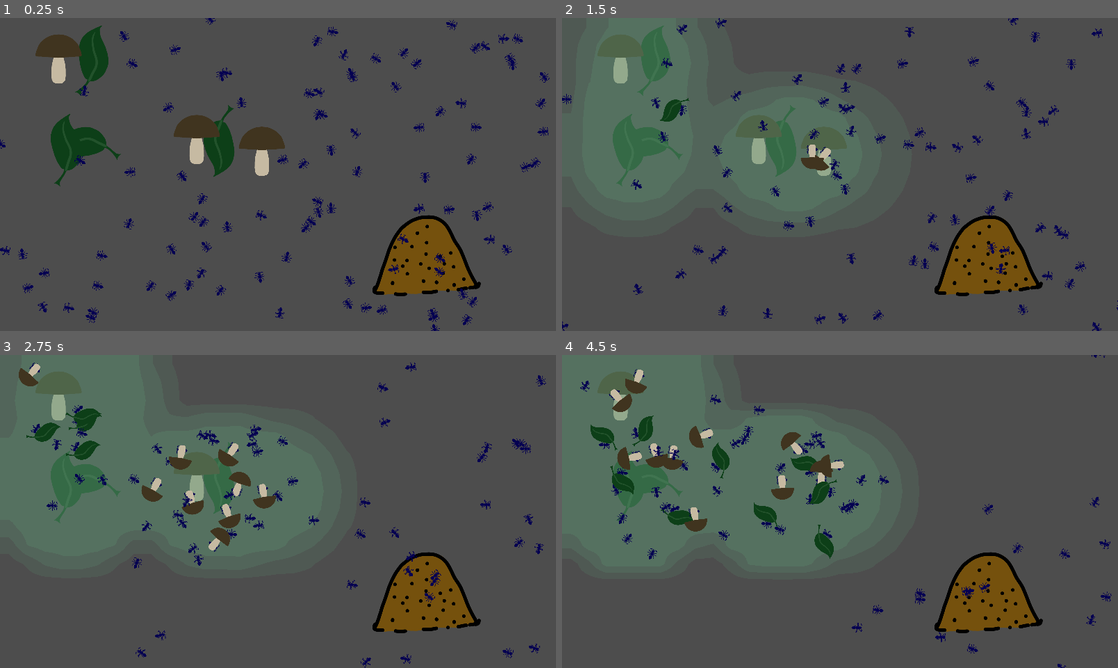
Above: before the commit, frames 1-4 (two rows, left to right).
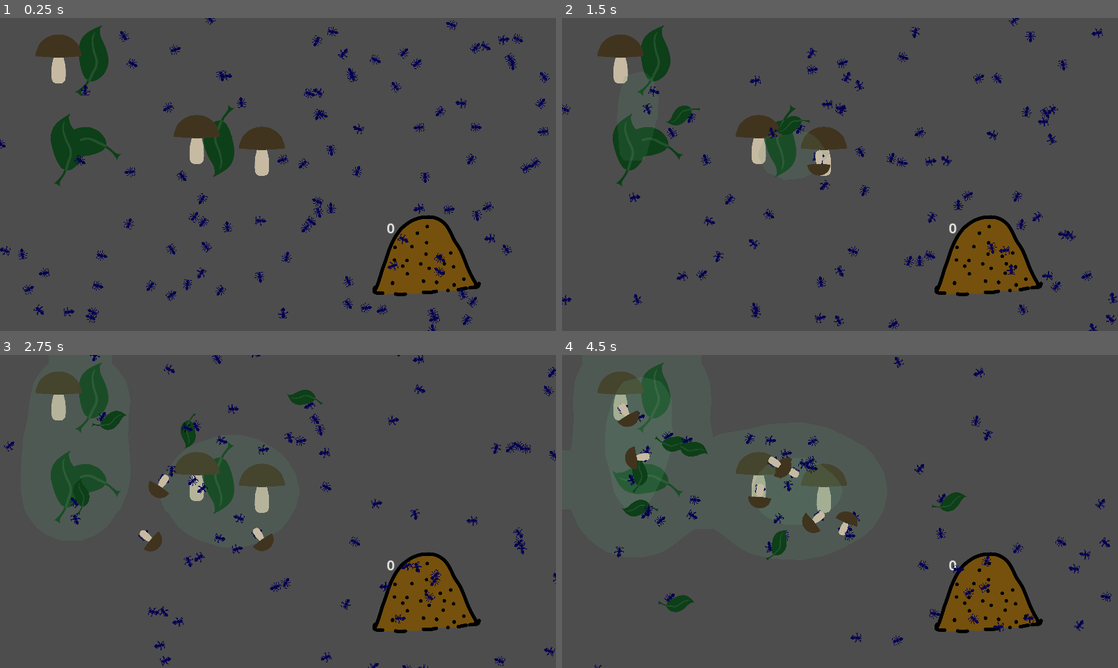
Above: after the commit, the same moments.

Repository: allemansratten/AntColonyTycoonDeluxe
Game: Godot game, scene res://game.tscn
Same seed, same stepped clock (60 frames per second), same inputs: the game is played once before the commit and once after it.
Inputs (mouse positions are in pixels of both pictures, inside the frame that each line leads up to):
- Up to frame 1 (0.25 s): no input
- Up to frame 2 (1.5 s): move the mouse to (962, 158) at 0.52 s; click (962, 158) at 0.67 s; move the mouse to (728, 190) at 1.27 s; click (728, 190) at 1.42 s
- Up to frame 3 (2.75 s): move the mouse to (333, 442) at 2.02 s; click (333, 442) at 2.17 s
- Up to frame 4 (4.5 s): move the mouse to (812, 574) at 2.77 s; click (812, 574) at 2.92 s; move the mouse to (1006, 558) at 3.52 s; click (1006, 558) at 3.67 s; move the mouse to (673, 464) at 4.27 s; click (673, 464) at 4.42 s

The runs differ from the first frame. In frame 1, 0.6% of the frame differs, in the area x 0-96%, y 5-100%; in frame 2, 18%, in the area x 0-100%, y 0-100%; in frame 3, 18%; in frame 4, 12%.

Commit message:
Deposit items in anthill

Diff:
--- a/ant.gd
+++ b/ant.gd
@@ -22,11 +22,11 @@
 # positive = ants will tend to select directions similar to the ones they have
 # 0 = they don't care
 # negative = bigger turns are better
-const ANGLE_CONSISTENCY_REWARD: float = 0.5
+const ANGLE_CONSISTENCY_REWARD: float = 0.3
 # must be strictly >0.
 # close to 0 = always select the angle that maximizes the score
 # infinite = select completely at random
-const ANGLE_SAMPLING_TEMPERATURE: float = 0.2
+const ANGLE_SAMPLING_TEMPERATURE: float = 0.15
 
 var target_position: Vector2
 var is_moving: bool = false
@@ -38,6 +38,7 @@
 	randomize()
 	rotation = randf() * 2 * PI
 	set_ant_type_properties(ant_type)
+	add_to_group("ants")
 
 	carried_item_sprite = Sprite2D.new()
 	carried_item_sprite.position = Vector2(0, -20)
@@ -169,5 +170,16 @@
 	inventory_num_items_carried += 1
 	carried_item_sprite.texture = picked_item_texture
 	inventory_item_variant = picked_item_variant
-	print("Picking up item variant: ", picked_item_variant)
+
 	return true
+
+func maybe_deposit_item() -> bool:
+	if inventory_num_items_carried == 0:
+		return false
+
+	inventory_num_items_carried -= 1
+	if inventory_num_items_carried == 0:
+		inventory_item_variant = ItemVariant.NONE
+		carried_item_sprite.texture = null
+
+	return true
--- /dev/null
+++ b/anthill.gd
@@ -0,0 +1,19 @@
+extends Area2D
+
+var item_count: int = 0
+
+# Called when the node enters the scene tree for the first time.
+func _ready() -> void:
+	pass # Replace with function body.
+
+
+# Called every frame. 'delta' is the elapsed time since the previous frame.
+func _process(delta: float) -> void:
+	pass
+
+
+func _on_body_entered(body: Node2D) -> void:
+	if body.is_in_group("ants"):
+		if body.maybe_deposit_item():
+			item_count += 1
+			$RichTextLabel.text = str(item_count)
--- a/anthill.tscn
+++ b/anthill.tscn
@@ -1,11 +1,13 @@
-[gd_scene load_steps=3 format=3 uid="uid://tmy1yvfu2r8g"]
+[gd_scene load_steps=4 format=3 uid="uid://tmy1yvfu2r8g"]
 
 [ext_resource type="Texture2D" uid="uid://bjojfl6octk2h" path="res://resources/sprites/anthill.png" id="1_6cc8v"]
+[ext_resource type="Script" path="res://anthill.gd" id="1_tmo8a"]
 
 [sub_resource type="CircleShape2D" id="CircleShape2D_p4jp4"]
 radius = 130.062
 
 [node name="Anthill" type="Area2D"]
+script = ExtResource("1_tmo8a")
 
 [node name="Sprite2D" type="Sprite2D" parent="."]
 scale = Vector2(0.5, 0.5)
@@ -13,3 +15,13 @@
 
 [node name="CollisionShape2D" type="CollisionShape2D" parent="."]
 shape = SubResource("CircleShape2D_p4jp4")
+
+[node name="RichTextLabel" type="RichTextLabel" parent="."]
+offset_left = -115.0
+offset_top = -102.0
+offset_right = -13.0
+offset_bottom = -31.0
+theme_override_font_sizes/normal_font_size = 40
+text = "0"
+
+[connection signal="body_entered" from="." to="." method="_on_body_entered"]
--- a/pheromone_emitter.gd
+++ b/pheromone_emitter.gd
@@ -1,7 +1,7 @@
 extends Node2D
 
 signal emit_pheromones(position: Vector2, strength: float, radius: float)
-@export var emission_strength: float = 1.0
+@export var emission_strength: float = 0.1
 @export var emission_interval_ms: int = 1000
 @export var emission_position: Vector2 = Vector2()
 @export var emission_radius: float = 5.0
--- a/scene_item.gd
+++ b/scene_item.gd
@@ -44,12 +44,13 @@
 
 
 # Collision detection function
-func _on_area_2d_body_entered(ant_body: Node2D) -> void:
-	var did_pickup_item = ant_body.maybe_pickup_item(item_variant, sprite_node.texture)
-	if did_pickup_item:
-		resources_remaining -= 1
-	if resources_remaining <= 0:
-		queue_free() # Remove the item from the scene
+func _on_area_2d_body_entered(body: Node2D) -> void:
+	if body.is_in_group("ants"):
+		var did_pickup_item = body.maybe_pickup_item(item_variant, sprite_node.texture)
+		if did_pickup_item:
+			resources_remaining -= 1
+		if resources_remaining <= 0:
+			queue_free() # Remove the item from the scene
 
 # Function to create and attach a pheromone emitter
 func create_pheromone_emitter():
